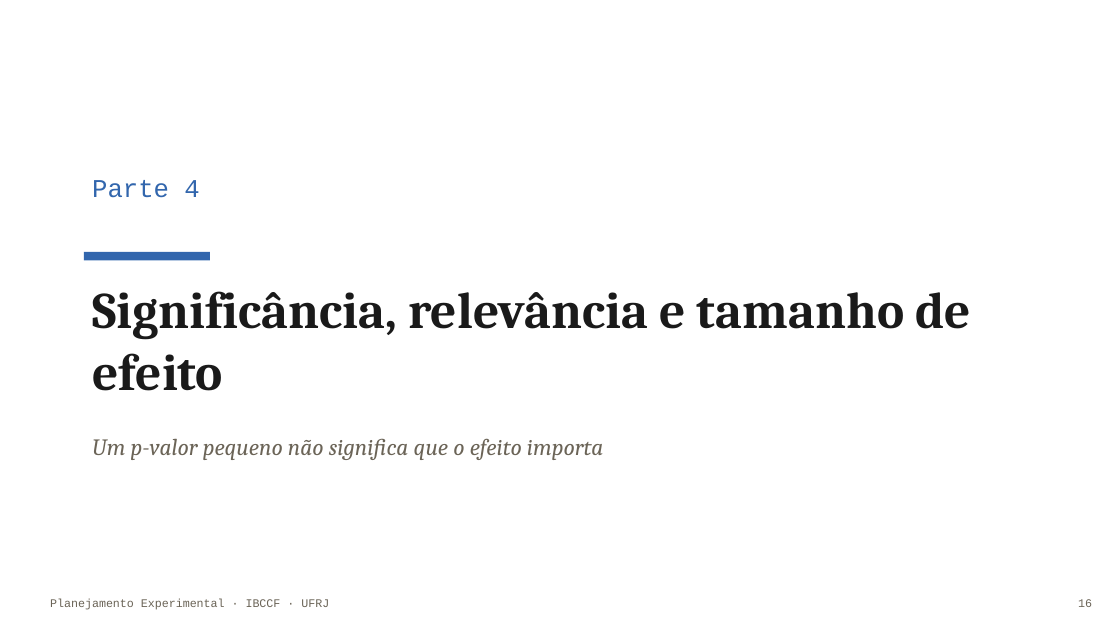
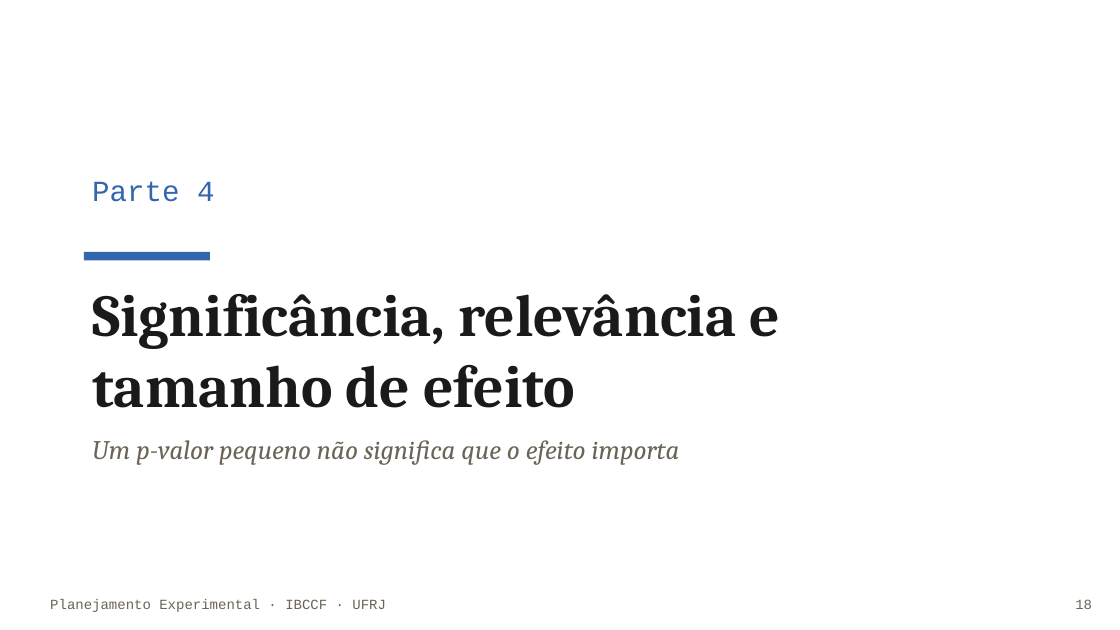
Before and after one commit to monteirotorres/biostat, a slide deck: slide 19 of planejamento_experimental_slides.pptx (slide 17 before the commit). Drawn at 1120x630 pixels with LibreOffice and Linux fonts; fonts in the diff are those of the drawing; background and template pictures are left out. Boxes give left, top, right and bottom in pixels: in the first picture for what was removed or moved away, otherwise in the second. Text is boxed around its words. In the diff, an @@ line names an element or a change of style, - is before the commit and + after.

```diff
--- a/planejamento_experimental_slides.pptx
+++ b/planejamento_experimental_slides.pptx
@@ text "Parte 4" at [92,181,215,202]: size 22 to 25 pt @@
@@ text "Significância, relevância e tamanho de ..." at [92,294,780,408]: size 44 to 51 pt @@
@@ text "Um p-valor pequeno não significa ..." at [92,440,680,465]: size 20 to 23 pt @@
@@ text "Planejamento Experimental · IBCCF · ..." at [50,599,386,612]: size 10 to 12 pt @@
@@ text at [1075,599,1092,609]: text changed; size 10 to 12 pt @@
-16
+18
```
Also in this commit, not shown: 22 other slides changed, 3 slides added, 1 slide removed, 13 other files.
